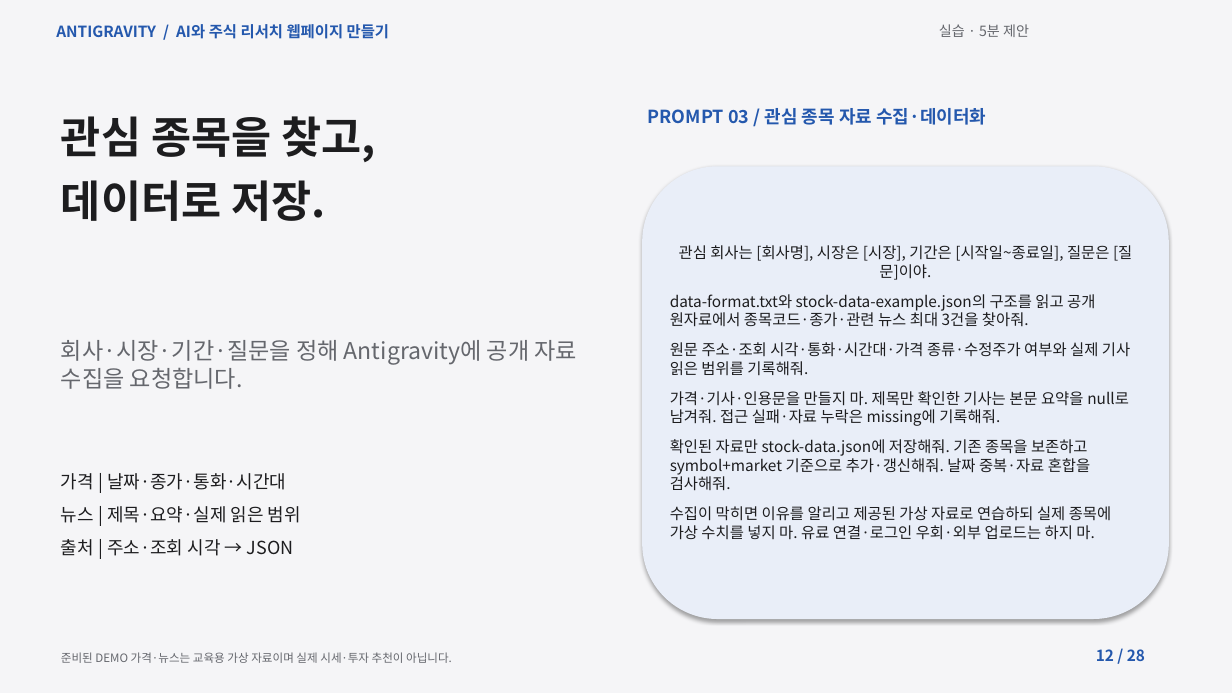
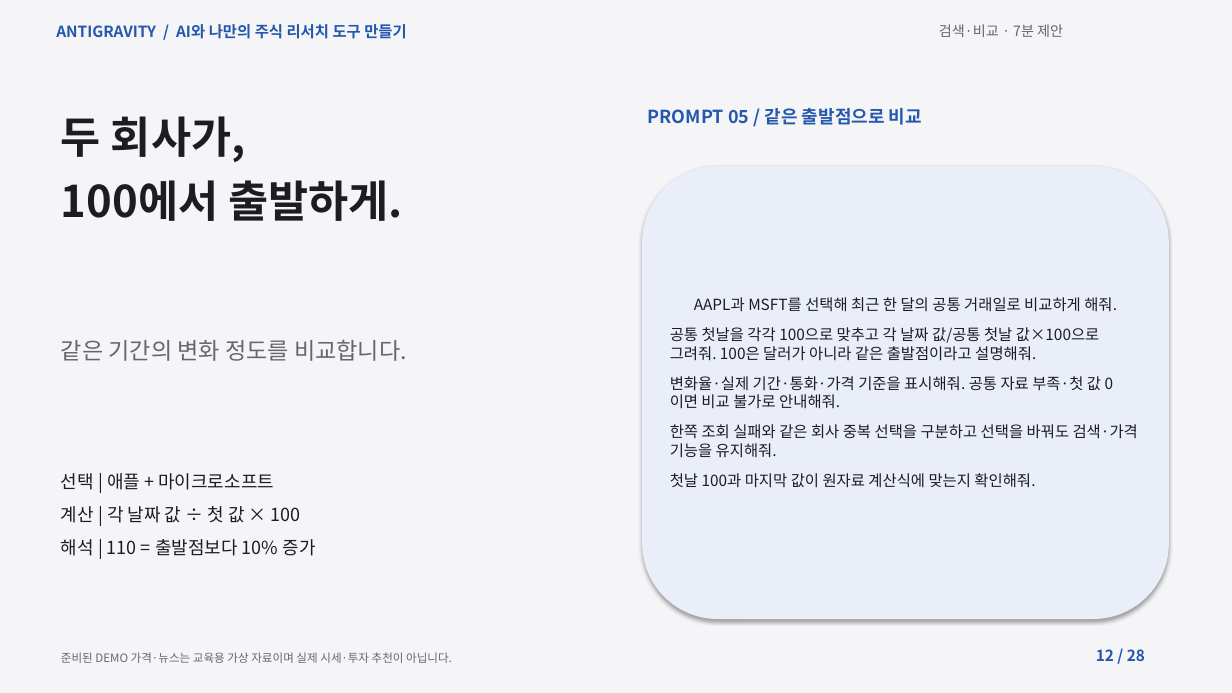
Before and after one commit to elect94/reportsol, a slide deck: slide 12 of materials/lecture.pptx. Drawn at 1232x693 pixels with LibreOffice and Linux fonts; fonts in the diff are those of the drawing. Boxes give left, top, right and bottom in pixels: in the first picture for what was removed or moved away, otherwise in the second. Text is boxed around its words. In the diff, an @@ line names an element or a change of style, - is before the commit and + after.

```diff
--- a/materials/lecture.pptx
+++ b/materials/lecture.pptx
@@ text at (56, 24, 406, 39): text changed @@
-ANTIGRAVITY / AI와 주식 리서치 웹페이지 만들기
+ANTIGRAVITY / AI와 나만의 주식 리서치 도구 만들기
@@ text at (939, 24, 1063, 37): text changed @@
-실습 · 5분 제안
+검색·비교 · 7분 제안
@@ text at (61, 116, 403, 221): text changed @@
-관심 종목을 찾고,
-데이터로 저장.
+두 회사가,
+100에서 출발하게.
@@ text at (648, 108, 922, 125): text changed @@
-PROMPT 03 / 관심 종목 자료 수집·데이터화
+PROMPT 05 / 같은 출발점으로 비교
@@ text in rounded rectangle at (670, 297, 1138, 488): text changed @@
-관심 회사는 [회사명], 시장은 [시장], 기간은 [시작일~종료일], 질문은 [질문]이야.
-data-format.txt와 stock-data-example.json의 구조를 읽고 공개 원자료에서 종목코드·종가·관련 뉴스 최대 3건을 찾아줘.
-원문 주소·조회 시각·통화·시간대·가격 종류·수정주가 여부와 실제 기사 읽은 범위를 기록해줘.
-가격·기사·인용문을 만들지 마. 제목만 확인한 기사는 본문 요약을 null로 남겨줘. 접근 실패·자료 누락은 missing에 기록해줘.
-확인된 자료만 stock-data.json에 저장해줘. 기존 종목을 보존하고 symbol+market 기준으로 추가·갱신해줘. 날짜 중복·자료 혼합을 검사해줘.
-수집이 막히면 이유를 알리고 제공된 가상 자료로 연습하되 실제 종목에 가상 수치를 넣지 마. 유료 연결·로그인 우회·외부 업로드는 하지 마.
+AAPL과 MSFT를 선택해 최근 한 달의 공통 거래일로 비교하게 해줘.
+공통 첫날을 각각 100으로 맞추고 각 날짜 값/공통 첫날 값×100으로 그려줘. 100은 달러가 아니라 같은 출발점이라고 설명해줘.
+변화율·실제 기간·통화·가격 기준을 표시해줘. 공통 자료 부족·첫 값 0이면 비교 불가로 안내해줘.
+한쪽 조회 실패와 같은 회사 중복 선택을 구분하고 선택을 바꿔도 검색·가격 기능을 유지해줘.
+첫날 100과 마지막 값이 원자료 계산식에 맞는지 확인해줘.
@@ text at (61, 339, 407, 361): text changed @@
-회사·시장·기간·질문을 정해 Antigravity에 공개 자료 수집을 요청합니다.
+같은 기간의 변화 정도를 비교합니다.
@@ text at (61, 473, 316, 556): text changed @@
-가격 | 날짜·종가·통화·시간대
-뉴스 | 제목·요약·실제 읽은 범위
-출처 | 주소·조회 시각 → JSON
+선택 | 애플 + 마이크로소프트
+계산 | 각 날짜 값 ÷ 첫 값 × 100
+해석 | 110 = 출발점보다 10% 증가
```
Also in this commit, not shown: 26 other slides changed, 1 slide added, 1 slide removed, 26 other files.
